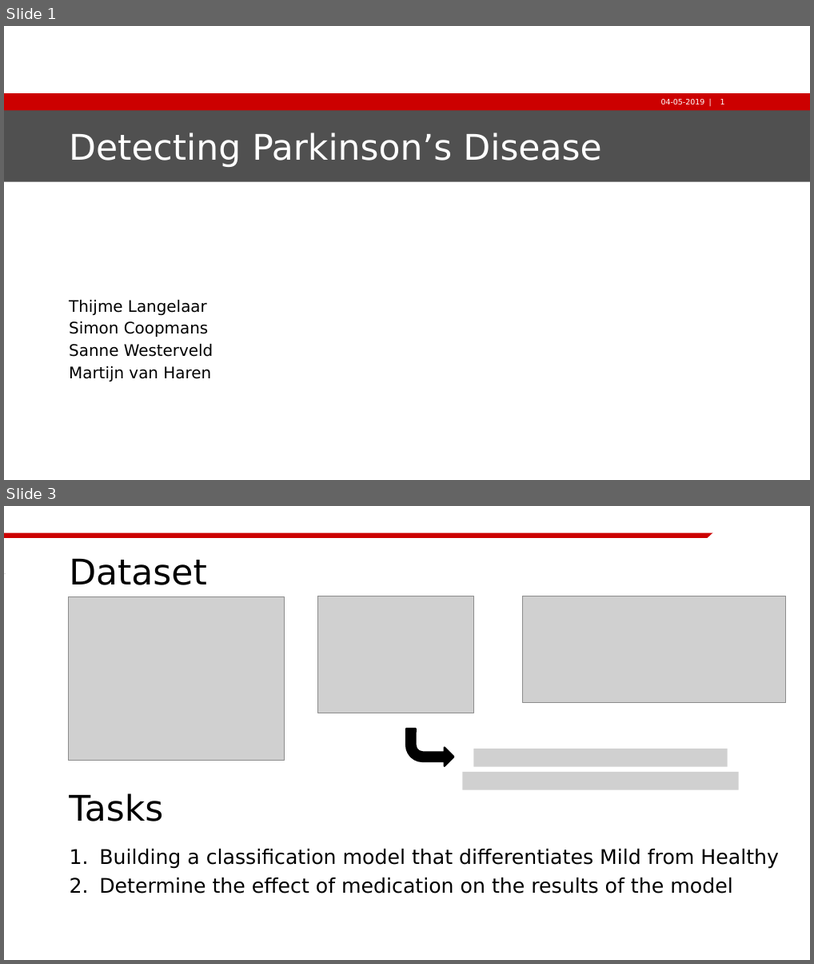
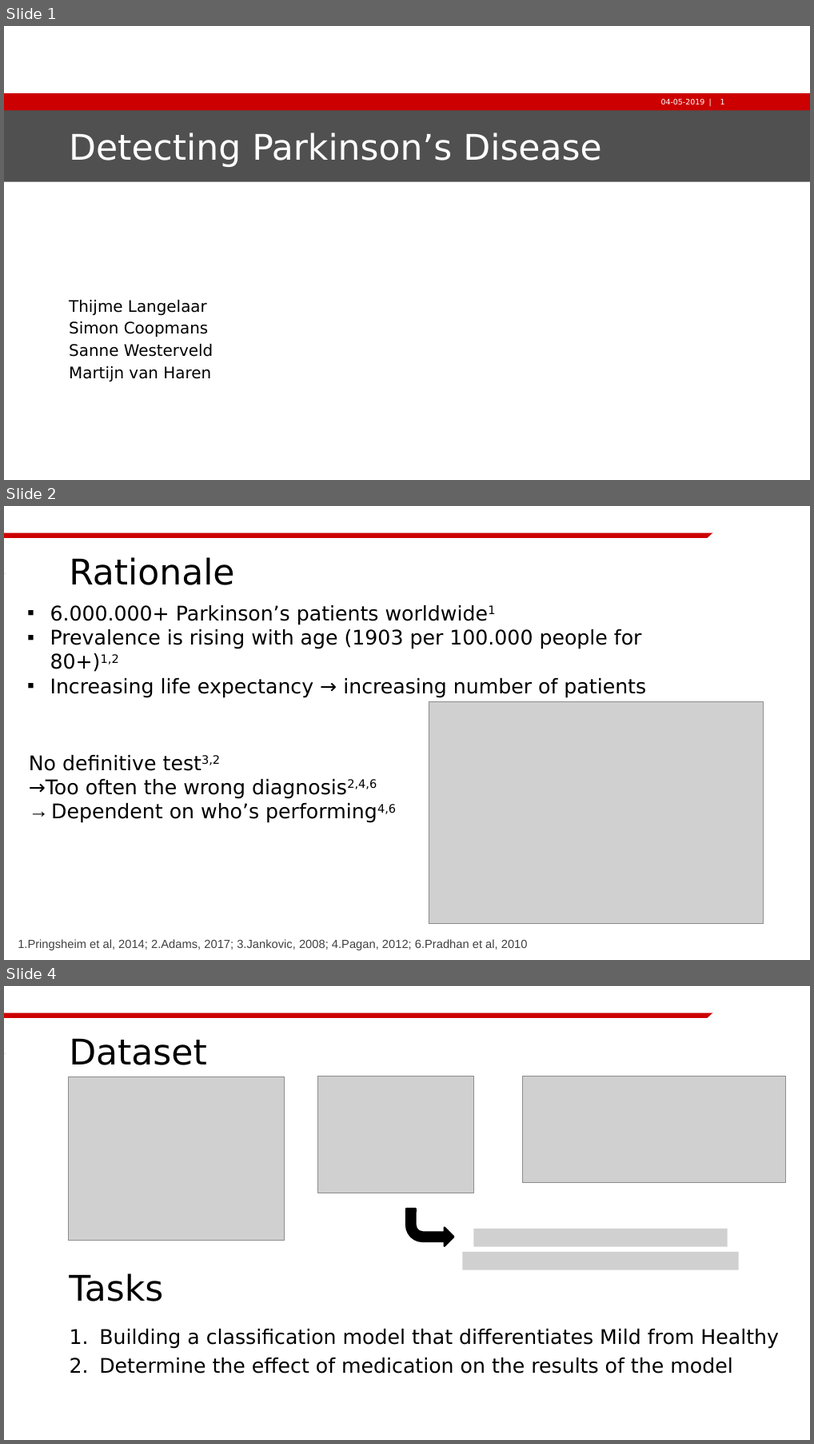
Before and after one commit to TELangelaar/ParkinsonML, a slide deck: ParkinsonML_Pitch.pptx. Shown one above the other, each under a label of ours: slides 1 and 3 before the commit, slides 1, 2 and 4 after it; the slides between them are not shown. The pictures are 814x964 and 814x1444 pixels, drawn with LibreOffice and Linux fonts; fonts in the diff are those of the drawing; grey boxes stand for pictures; background and template pictures are left out. Boxes give left, top, right and bottom in pixels: in the first picture for what was removed or moved away, otherwise in the second. Text is boxed around its words. In the diff, an @@ line names an element or a change of style, - is before the commit and + after.

```diff
--- a/ParkinsonML_Pitch.pptx
+++ b/ParkinsonML_Pitch.pptx
@@ slide 2 added at (4,506,810,960), background #FFFFFF; not listed: 7 template elements that a slide beside it also shows @@
@@ title added at (69,557,234,585), 42 pt, text #000000 @@
+Rationale
@@ text added at (50,605,646,698), 24 pt, text #000000 @@
+▪ 6.000.000+ Parkinson’s patients worldwide1
+▪ Prevalence is rising with age (1903 per 100.000 people for 80+)1,2
+▪ Increasing life expectancy → increasing number of patients
@@ picture added at (429,701,763,924) @@
@@ text added at (29,755,396,823), 24 pt, text #000000 @@
+No definitive test3,2
+→Too often the wrong diagnosis2,4,6
+→ Dependent on who’s performing4,6
@@ text added at (18,939,528,950), 14 pt, text #404040 @@
+1.Pringsheim et al, 2014; 2.Adams, 2017; 3.Jankovic, 2008; 4.Pagan, 2012; 6.Pradhan et al, 2010
@@ what was slide 3 is now slide 4 @@
```
Also in this commit, not shown: 1 other slide added, 1 slide removed.
